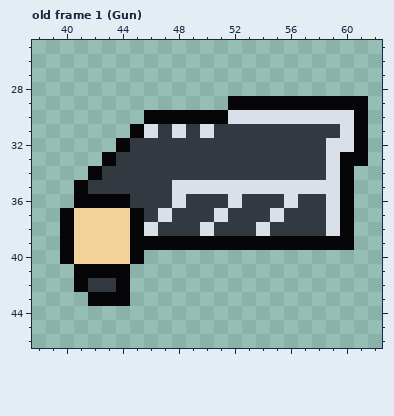
Pixel-art file -- Assets/Graphics/Sprites/Player.aseprite. Above is the file before it was changed.
64x64 pixels, 21 frames. Shown: old frame 1 (Gun): x 38..62, y 25..46. The commit also changed other frames, which this record leaves out.
The result:
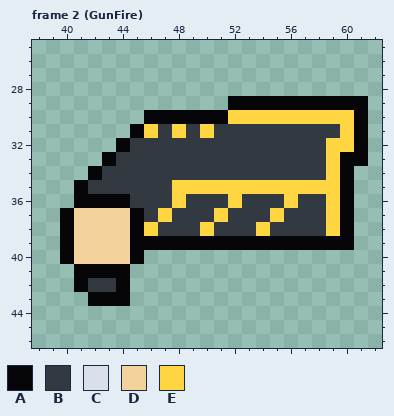
Palette (. is transparent): A #060608  B #333941  C #dae0ea  D #f4d29c  E #ffd541
A new or re-ordered frame is compared with the old frame closest to it.
Commit message: bogan gun animation
Changes in this commit:
frames 21 -> 27
Frame 2 (GunFire) is new; against old frame 1 (Gun), layer "Gun":
y 30: x 52..60 CCCCCCCCC -> EEEEEEEEE
y 31: x 46 C -> E; x 48 C -> E; x 50 C -> E; x 60 C -> E
y 32: x 59..60 CC -> EE
y 33..34: x 59 C -> E
y 35: x 48..59 CCCCCCCCCCCC -> EEEEEEEEEEEE
y 36: x 48 C -> E; x 52 C -> E; x 56 C -> E; x 59 C -> E
y 37: x 47 C -> E; x 51 C -> E; x 55 C -> E; x 59 C -> E
y 38: x 46 C -> E; x 50 C -> E; x 54 C -> E; x 59 C -> E
Boxes around the changes in both pictures, in picture pixels (x1, y1, x2, y2):
changed: (144, 110, 354, 236)
